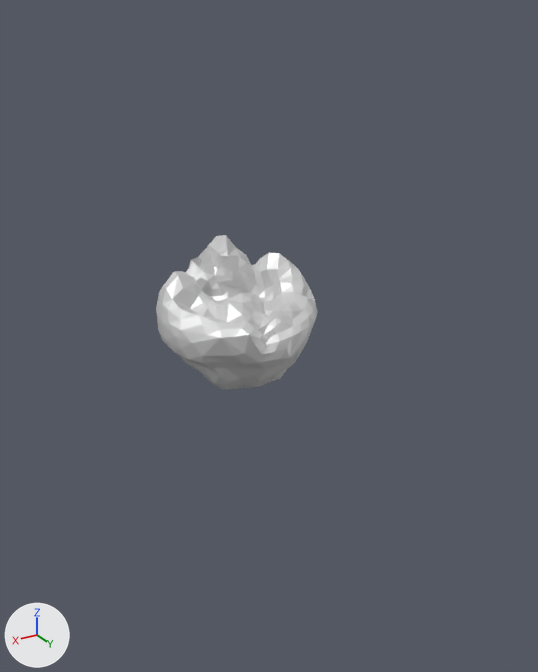
Two versions of the Blender file assets/Models/Island/Island 2/Island 2.blend, one commit apart.
The view is the same before and after, from a camera (50 mm lens) standing at (196.0, 358.0, 190.0) and looking at (-9.0, 16.0, 18.0). Lighting does not change. The marker at lower left points along +X, +Y and +Z.
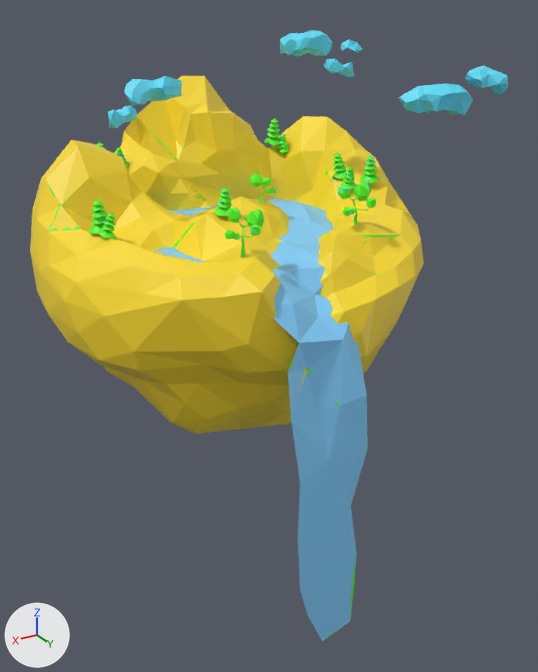
Boxes (x1, y1, x2, y2) around the edits, measured in the pictures (538 x 672 px):
'Icosphere', reshaped, rescaled (194% wider, 293% taller)
    before: (156, 235, 318, 390)
    after: (30, 30, 508, 642)
part 1 of me_icosphere_004, added (blue)
    after: (89, 30, 380, 642)
part 2 of me_icosphere_004, added (cyan)
    after: (399, 66, 508, 115)
part 3 of me_icosphere_004, recoloured
    before: (156, 235, 318, 390)
    after: (30, 76, 424, 434)

Edits to the bpy script that builds the scene:
```text
Add img_island_2_texture:
    img_island_2_texture = load_image('Island 2 Texture', '../../../Materials/Island 2 Texture.png', 1024, 1024, 'sRGB')
Add mat_island_2_material:
    mat_island_2_material = principled_material('Island 2 Material')
    mat_island_2_material.texture = img_island_2_texture
Change me_icosphere_004:
    used by ob_icosphere; location = (0.0, 0.0, 0.0)
    remove me_icosphere_004.from_pydata(...)  # 404 vertices, 804 faces; spans x -45.4..48.5, y -48.3..45.1, z -17.2..67.8
    add me_icosphere_004.from_pydata(...)  # 2522 vertices, 4632 faces; spans x -45.4..48.5, y -48.3..49.6, z -52.1..79.1
    me_icosphere_004 part 1: 2003 vertices added at x -42.0..45.0, y -45.9..48.8, z -52.1..79.1
    me_icosphere_004 part 2: 115 vertices added at x -32.4..-16.7, y 34.0..49.6, z 64.0..73.3
    me_icosphere_004 part 3: 804 faces spanning x -45.4..48.5, y -48.3..45.1, z -17.2..67.8 switch from mat_material_009 (white #e7e7e7) to mat_island_2_material (picture img_island_2_texture)
Change ob_icosphere:
    ob_icosphere.scale: (1.0, 1.0, 1.0) -> (2.31, 2.31, 2.31)
```
